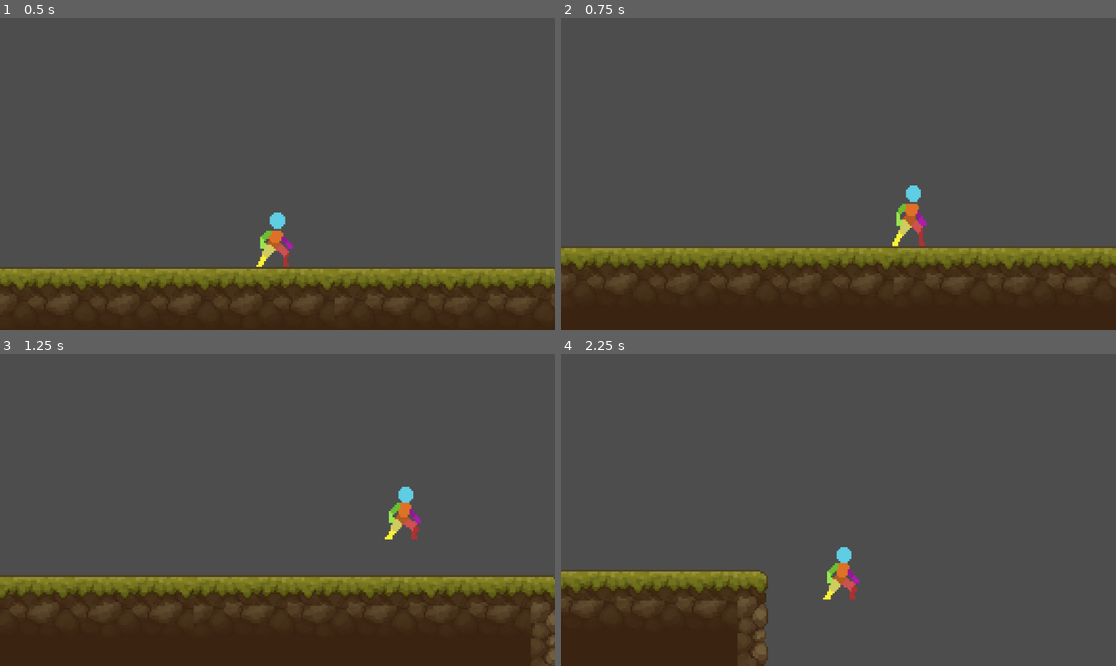
Above: before the commit, frames 1-4 (two rows, left to right).
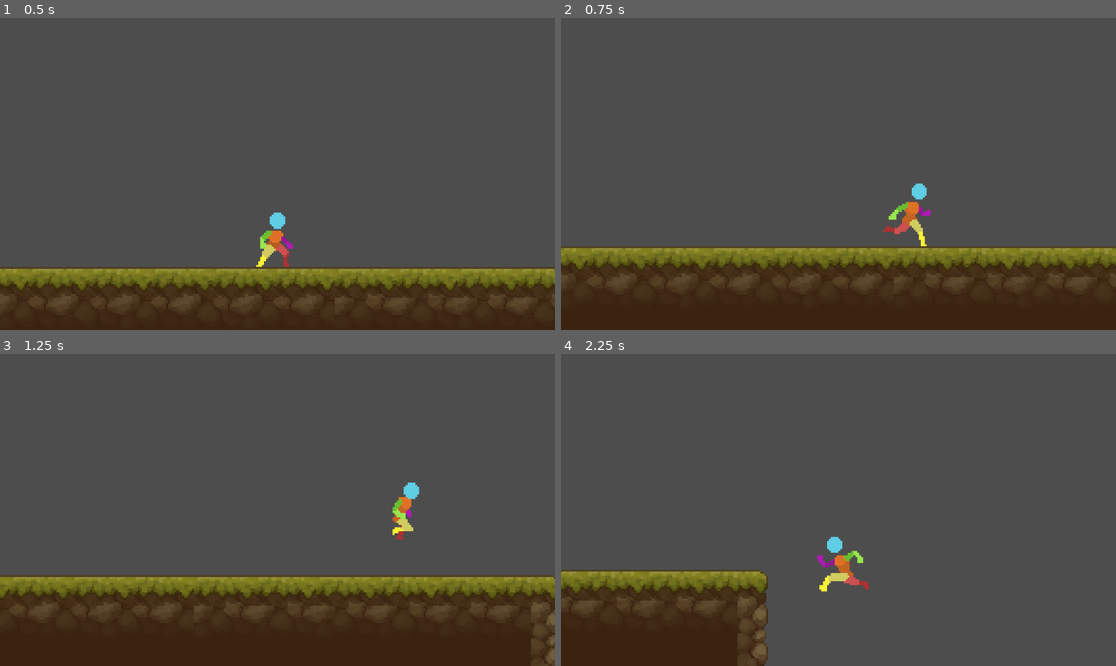
Above: after the commit, the same moments.

Repository: KobyS82/Platformer
Game: Godot game, scene res://Levels/test_level.tscn
Two runs of this game, one before a commit and one after it. Both use one fixed random seed, a clock stepped at 60 frames per second and the inputs below.
Inputs:
- Up to frame 1 (0.5 s): no input
- Up to frame 2 (0.75 s): hold D (right) from 0.53 s (still down)
- Up to frame 3 (1.25 s): keep holding D (right); tap Space (jump) at 0.77 s
- Up to frame 4 (2.25 s): tap Space (jump) at 1.52 s; release D (right) at 2.03 s; hold A (left) from 2.03 s (still down)

Frame 1 is identical in both runs. In frame 2, 0.6% of the frame differs, in the area x 57-67%, y 53-74%; in frame 3, 0.6%; in frame 4, 0.9%, in the area x 46-56%, y 58-79%.

Commit message:
idle, sprint left and right

Diff:
--- a/Character/player.gd
+++ b/Character/player.gd
@@ -5,9 +5,14 @@
 @export var jump_velocity : float = -150.0
 @export var double_jump_velocity : float = -100.0
 
+@onready var animated_sprite : AnimatedSprite2D = $AnimatedSprite2D
+
 # Get the gravity from the project settings to be synced with RigidBody nodes.
 var gravity = ProjectSettings.get_setting("physics/2d/default_gravity")
 var has_double_jumped : bool = false
+var animation_locked : bool = false
+var direction : Vector2 = Vector2.ZERO
+
 
 func _physics_process(delta):
 	# Add the gravity.
@@ -28,10 +33,25 @@
 
 	# Get the input direction and handle the movement/deceleration.
 	# As good practice, you should replace UI actions with custom gameplay actions.
-	var direction = Input.get_axis("left", "right")
+	direction = Input.get_vector("left", "right", "up", "down")
 	if direction:
-		velocity.x = direction * speed
+		velocity.x = direction.x * speed
 	else:
 		velocity.x = move_toward(velocity.x, 0, speed)
 
 	move_and_slide()
+	update_animation()
+	update_facing_direction()
+
+func update_animation():
+	if not animation_locked:
+		if direction.x != 0:
+			animated_sprite.play("run")
+		else:
+			animated_sprite.play("idle")
+
+func update_facing_direction():
+	if direction.x > 0:
+		animated_sprite.flip_h = false
+	elif direction.x < 0:
+		animated_sprite.flip_h = true
--- a/Character/player.tscn
+++ b/Character/player.tscn
@@ -248,8 +248,9 @@
 
 [node name="AnimatedSprite2D" type="AnimatedSprite2D" parent="."]
 sprite_frames = SubResource("SpriteFrames_flgpq")
-animation = &"idle"
+animation = &"run"
 autoplay = "idle"
+frame_progress = 0.0683752
 centered = false
 offset = Vector2(-25, -23.5)
 
